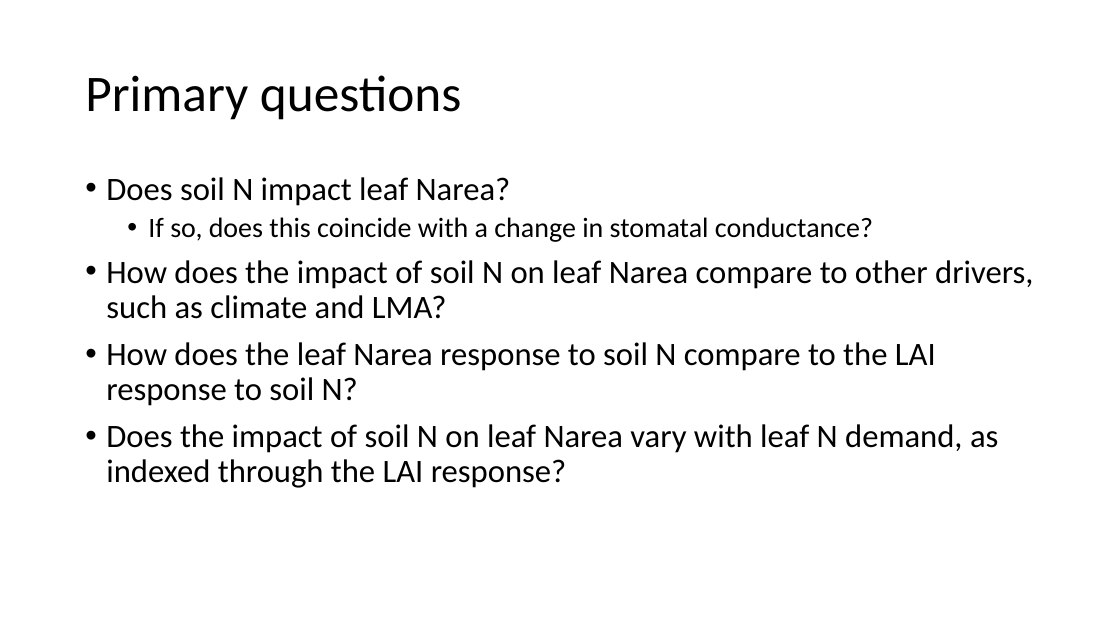
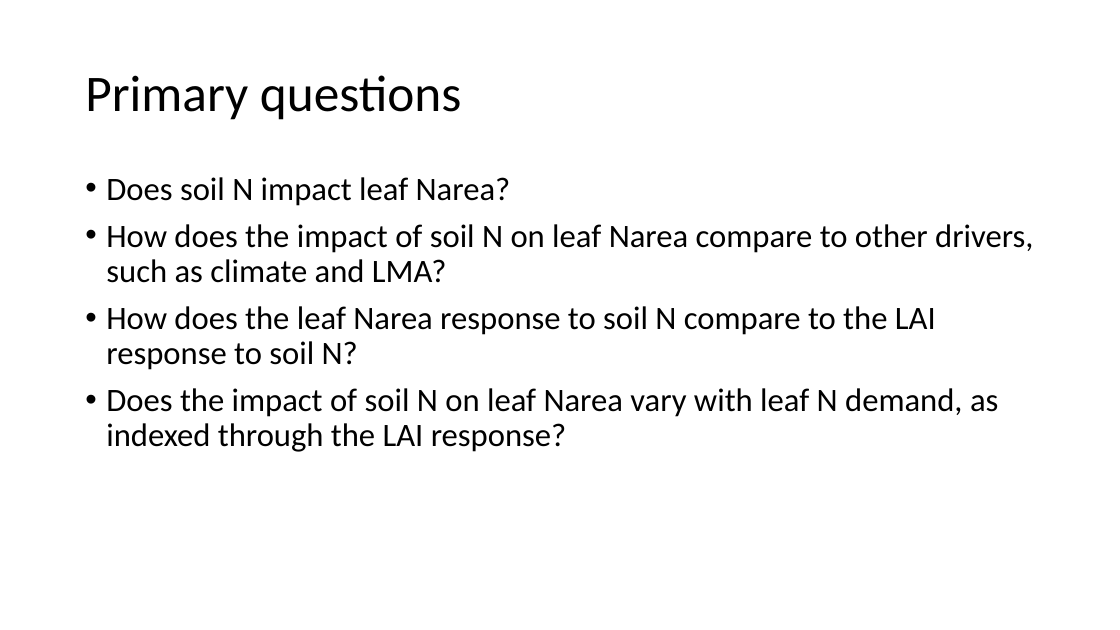
Before and after one commit to efwaring/NutNetPhys, a slide deck: slide 8 of presentations/nutnet_narea.pptx (slide 5 before the commit). Drawn at 1120x630 pixels with LibreOffice and Linux fonts; fonts in the diff are those of the drawing. Boxes give left, top, right and bottom in pixels: in the first picture for what was removed or moved away, otherwise in the second. Text is boxed around its words. In the diff, an @@ line names an element or a change of style, - is before the commit and + after.

```diff
--- a/presentations/nutnet_narea.pptx
+++ b/presentations/nutnet_narea.pptx
@@ text at (148, 217, 873, 242): paragraph removed @@
-  • If so, does this coincide with a change in stomatal conductance?
```
Also in this commit, not shown: 8 other slides changed, 7 slides added, 13 other files.
